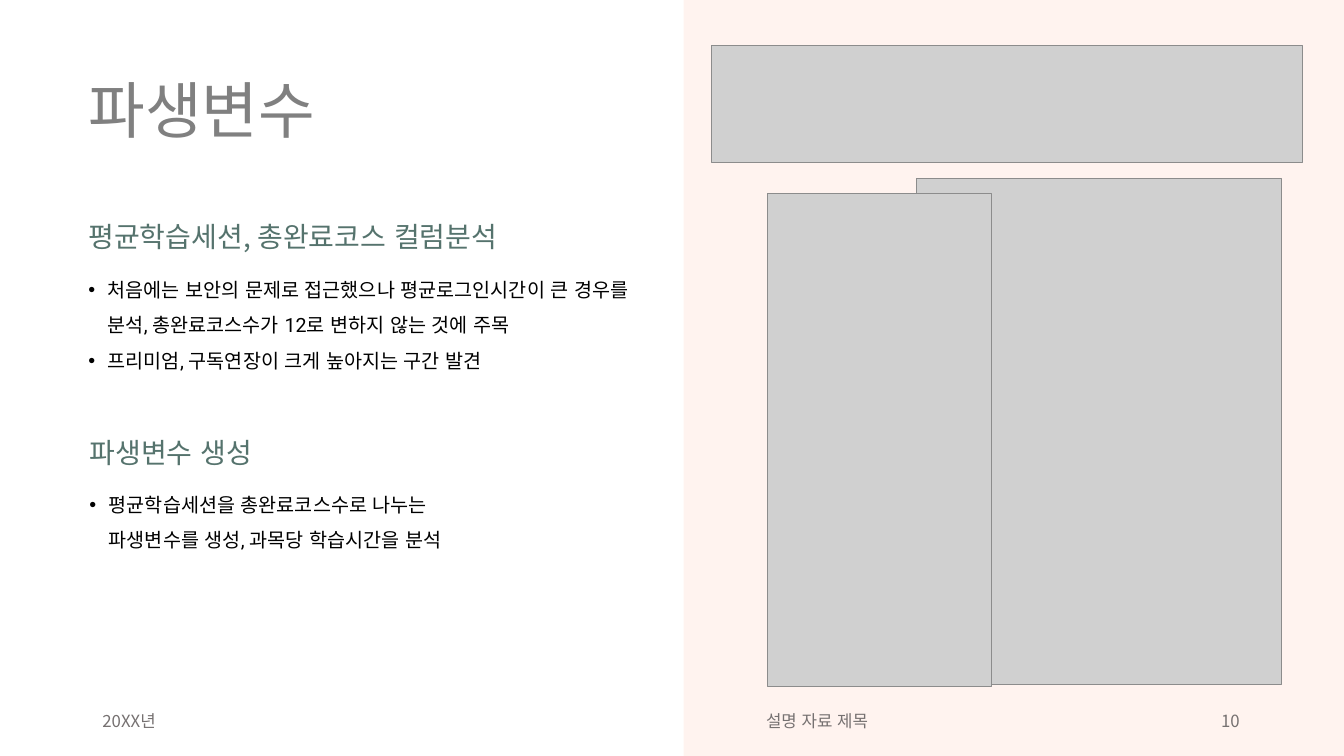
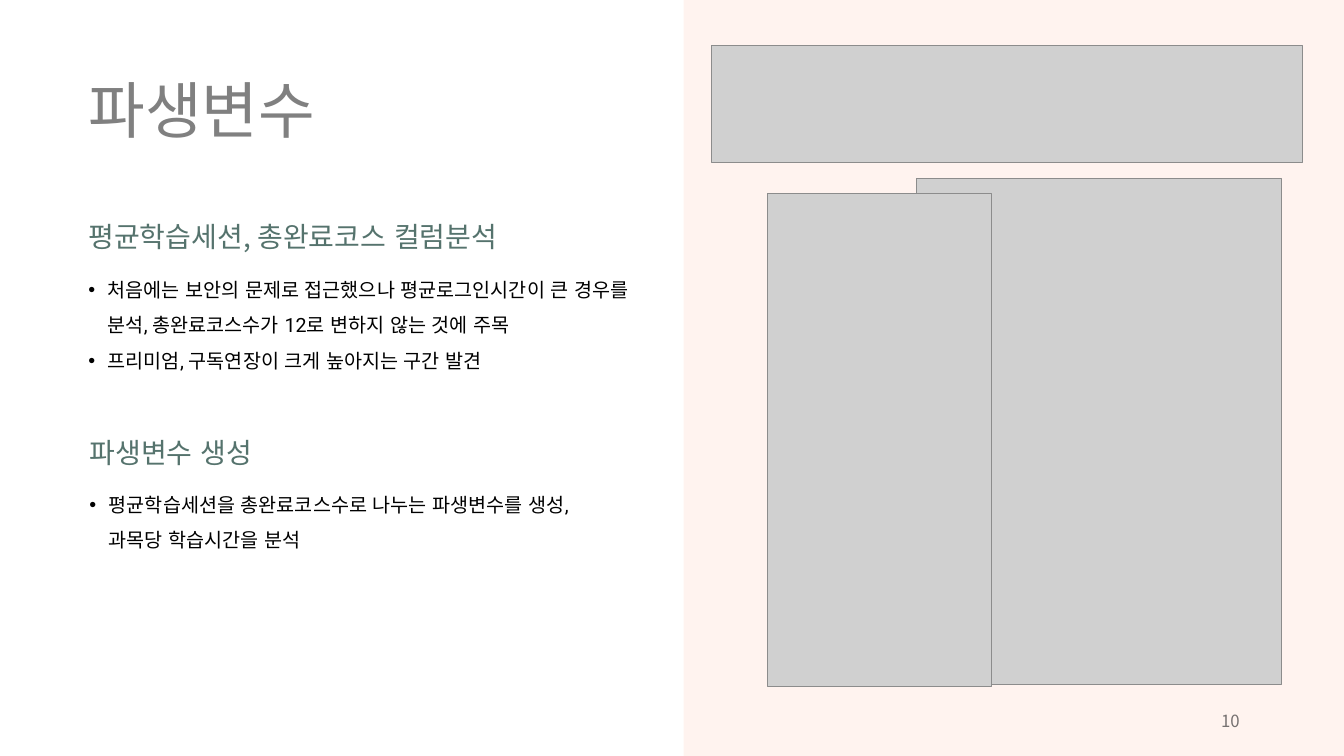
Before and after one commit to aiexplorer515/wassup_white, a slide deck: slide 10 of Project/DA_미니프로젝트.pptx. Drawn at 1344x756 pixels with LibreOffice and Linux fonts; fonts in the diff are those of the drawing; grey boxes stand for pictures. Boxes give left, top, right and bottom in pixels: in the first picture for what was removed or moved away, otherwise in the second. Text is boxed around its words. In the diff, an @@ line names an element or a change of style, - is before the commit and + after.

```diff
--- a/Project/DA_미니프로젝트.pptx
+++ b/Project/DA_미니프로젝트.pptx
@@ text "평균학습세션을 총완료코스수로 나누는 파생변수를 생성, ..." rewrapped from bbox=[109, 495, 441, 550] to bbox=[109, 495, 569, 549] @@
@@ text removed at bbox=[102, 713, 155, 728] @@
-20XX년
@@ text removed at bbox=[766, 713, 868, 729] @@
-설명 자료 제목
```
Also in this commit, not shown: 20 other slides changed.
